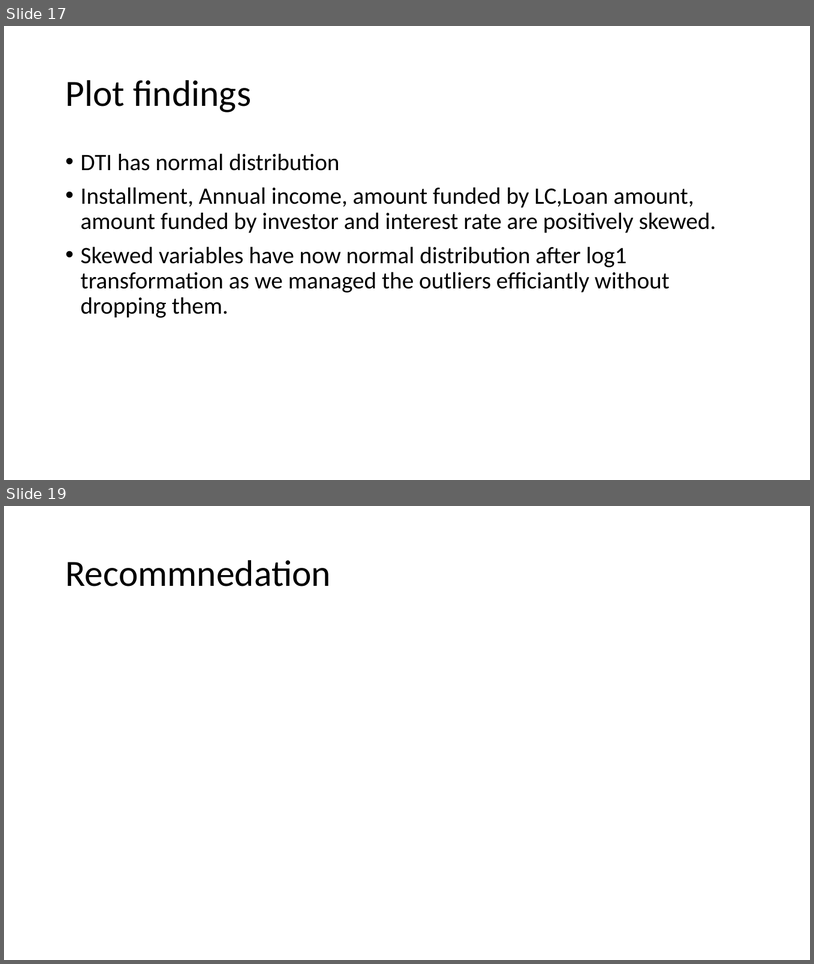
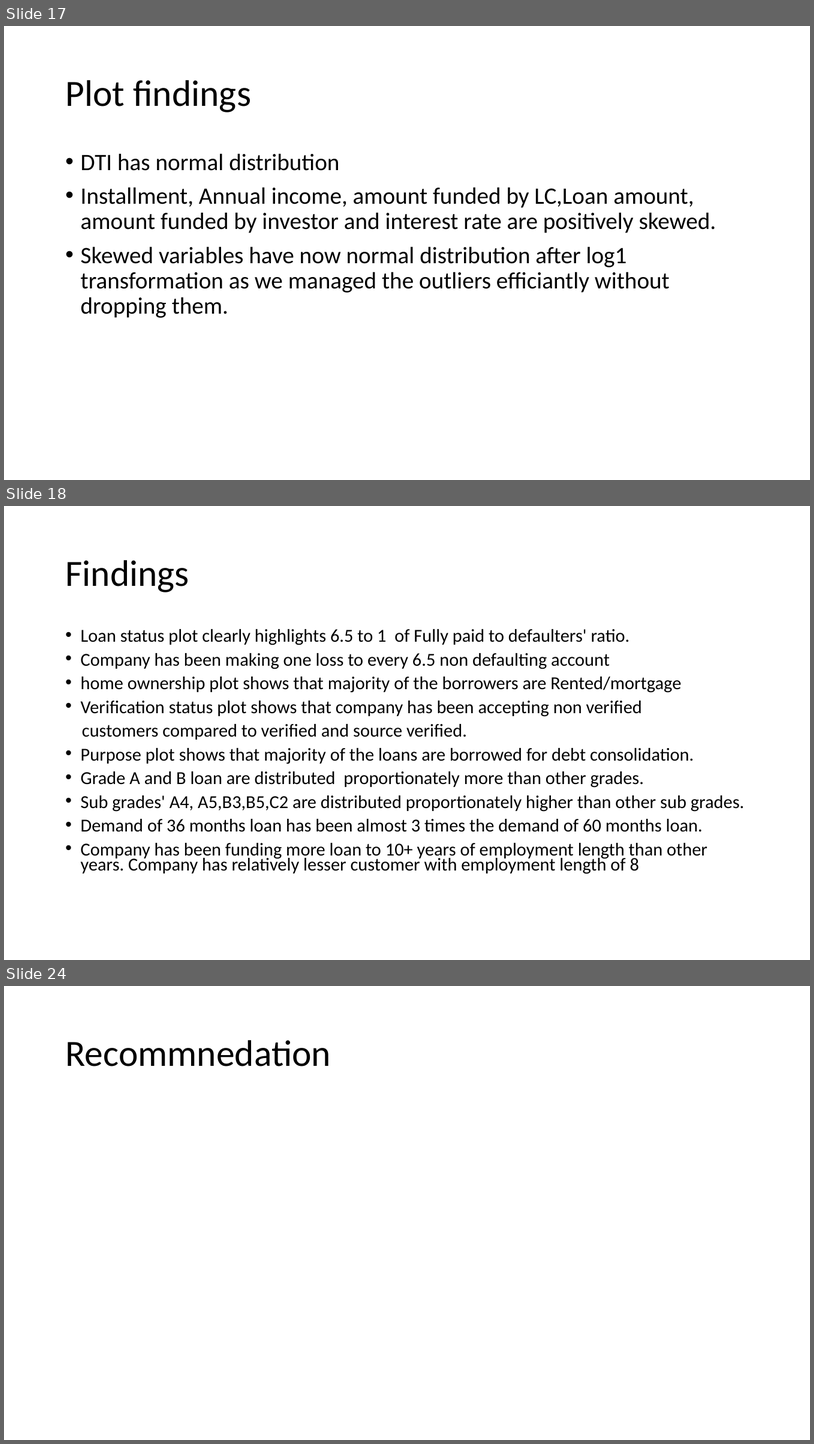
Before and after one commit to CharlieThomasCTG/LendingClubEDA, a slide deck: EDA LENDING CLUB.pptx. Shown one above the other, each under a label of ours: slides 17 and 19 before the commit, slides 17, 18 and 24 after it; the slides between them are not shown. The pictures are 814x964 and 814x1444 pixels, drawn with LibreOffice and Linux fonts; fonts in the diff are those of the drawing. Boxes give left, top, right and bottom in pixels: in the first picture for what was removed or moved away, otherwise in the second. Text is boxed around its words. In the diff, an @@ line names an element or a change of style, - is before the commit and + after.

```diff
--- a/EDA LENDING CLUB.pptx
+++ b/EDA LENDING CLUB.pptx
@@ slide 18 added at (4,506,810,960), background #FFFFFF @@
@@ title added at (65,560,189,592), 44 pt, text #000000 @@
+Findings
@@ text added at (81,629,744,874), 21.7 pt, text #000000 @@
+• Loan status plot clearly highlights 6.5 to 1 of Fully paid to defaulters' ratio.
+• Company has been making one loss to every 6.5 non defaulting account
+• home ownership plot shows that majority of the borrowers are Rented/mortgage
+• Verification status plot shows that company has been accepting non verified
+customers compared to verified and source verified.
+• Purpose plot shows that majority of the loans are borrowed for debt consolidation.
+• Grade A and B loan are distributed proportionately more than other grades.
+• Sub grades' A4, A5,B3,B5,C2 are distributed proportionately higher than other sub grades.
+• Demand of 36 months loan has been almost 3 times the demand of 60 months loan.
+• Company has been funding more loan to 10+ years of employment length than other years. Company has relatively lesser customer with employment length of 8
@@ what was slide 19 is now slide 24 @@
```
Also in this commit, not shown: 6 slides changed, 5 other slides added, 1 slide removed.
